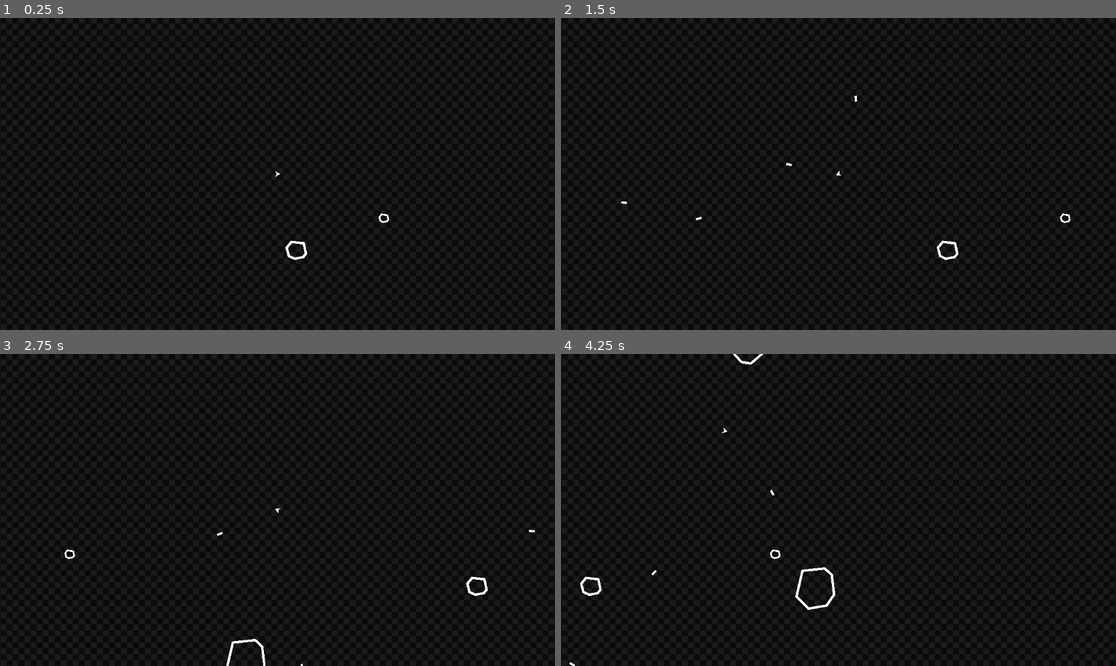
Above: before the commit, frames 1-4 (two rows, left to right).
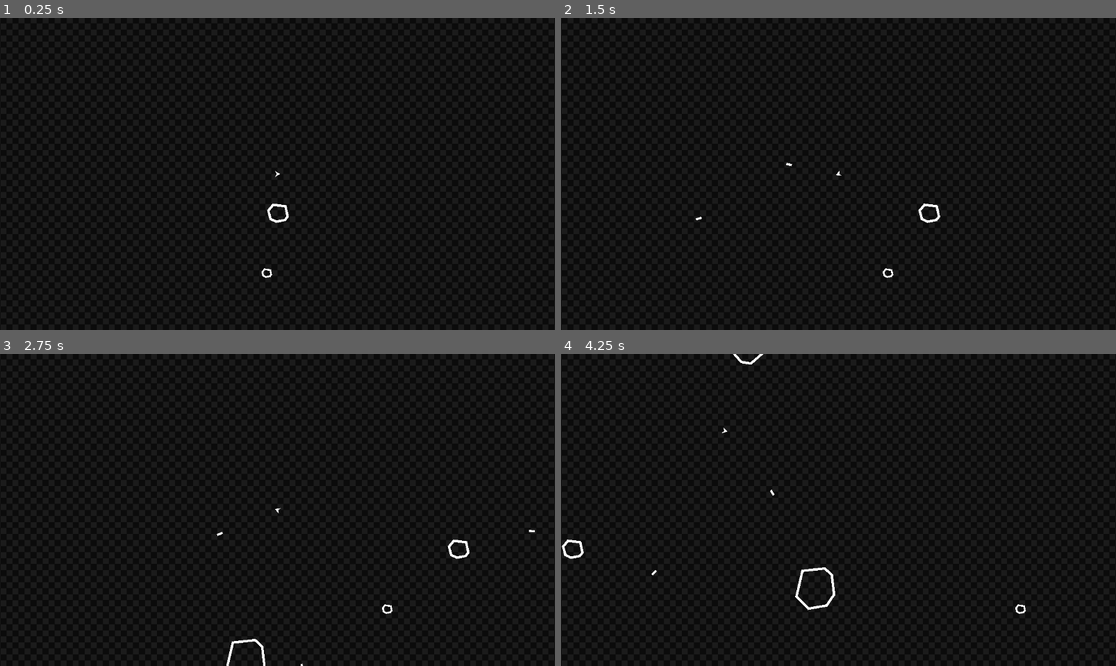
Above: after the commit, the same moments.

Repository: VI6IX/asteroidestroy
Game: Godot game, scene res://scenes/main.tscn
The game is run twice, just before and just after one commit, with the same random seed, the same clock (stepped at 60 frames per second) and the same inputs.
Inputs:
- Up to frame 1 (0.25 s): no input
- Up to frame 2 (1.5 s): hold D (pan_Right) 0.53-1.28 s; hold Space (shoot) 0.53-1.28 s; hold A (pan_Left) from 1.28 s (still down); tap Space (shoot) at 1.35 s
- Up to frame 3 (2.75 s): release A (pan_Left) at 2.03 s; hold D (pan_Right) from 2.03 s (still down); hold Space (shoot) from 2.03 s (still down)
- Up to frame 4 (4.25 s): release D (pan_Right) at 2.78 s; release Space (shoot) at 2.78 s; hold W (thrust) 2.78-3.53 s; tap Space (shoot) at 2.85 s; hold A (pan_Left) from 3.53 s (still down); hold Space (shoot) from 3.53 s (still down)

The runs differ from the first frame. In frame 1, 0.3% of the frame differs, in the area x 47-71%, y 59-84%; in frame 2, 0.3%, in the area x 10-92%, y 24-84%; in frame 3, 0.3%; in frame 4, 0.3%.

Commit message:
refactor: add timer to component_wrap
This change adds a delay before an object can screen wrap, making the feature more modular and removing necessity of every asteroid having its own individual script.

Diff:
--- a/scenes/asteroids/asteroid_big.tscn
+++ b/scenes/asteroids/asteroid_big.tscn
@@ -1,6 +1,6 @@
 [gd_scene load_steps=4 format=3 uid="uid://c0df7pwpghk5t"]
 
-[ext_resource type="Script" uid="uid://cxli1nn0cc0o4" path="res://scripts/asteroids/asteroid_big.gd" id="1_e88pg"]
+[ext_resource type="Script" uid="uid://cxli1nn0cc0o4" path="res://scripts/asteroids/asteroid.gd" id="1_e88pg"]
 [ext_resource type="PackedScene" uid="uid://23cbls1yy4dw" path="res://scenes/components/component_damage.tscn" id="2_5ah36"]
 [ext_resource type="PackedScene" uid="uid://ea2vv836t3ay" path="res://scenes/components/component_wrap.tscn" id="3_unc20"]
 
@@ -28,10 +28,9 @@
 
 [node name="component_wrap" parent="." node_paths=PackedStringArray("COMPONENT_PARENT") instance=ExtResource("3_unc20")]
 COMPONENT_PARENT = NodePath("..")
+wait_time = 2.0
 
 [node name="wrap_timer" type="Timer" parent="."]
 wait_time = 5.0
 one_shot = true
 autostart = true
-
-[connection signal="timeout" from="wrap_timer" to="." method="_on_wrap_timer_timeout"]
--- a/scenes/asteroids/asteroid_medium.tscn
+++ b/scenes/asteroids/asteroid_medium.tscn
@@ -1,13 +1,14 @@
-[gd_scene load_steps=4 format=3 uid="uid://b04q4t20kmm12"]
+[gd_scene load_steps=4 format=3 uid="uid://dufphfcexditk"]
 
-[ext_resource type="Script" uid="uid://c8n0yb2qxn3nu" path="res://scripts/asteroids/asteroid_medium.gd" id="1_pofgt"]
+[ext_resource type="Script" uid="uid://cxli1nn0cc0o4" path="res://scripts/asteroids/asteroid.gd" id="1_ywgay"]
 [ext_resource type="PackedScene" uid="uid://23cbls1yy4dw" path="res://scenes/components/component_damage.tscn" id="2_vv68d"]
 [ext_resource type="PackedScene" uid="uid://ea2vv836t3ay" path="res://scenes/components/component_wrap.tscn" id="3_si1u6"]
 
 [node name="MEDIUM Asteroid" type="CharacterBody2D"]
 collision_layer = 4
 collision_mask = 8
-script = ExtResource("1_pofgt")
+script = ExtResource("1_ywgay")
+SPEED = 300.0
 
 [node name="component_damage" parent="." node_paths=PackedStringArray("parent") instance=ExtResource("2_vv68d")]
 collision_layer = 4
@@ -30,3 +31,4 @@
 
 [node name="component_wrap" parent="." node_paths=PackedStringArray("COMPONENT_PARENT") instance=ExtResource("3_si1u6")]
 COMPONENT_PARENT = NodePath("..")
+wait_time = 0.1
--- a/scenes/asteroids/asteroid_small.tscn
+++ b/scenes/asteroids/asteroid_small.tscn
@@ -1,13 +1,13 @@
 [gd_scene load_steps=4 format=3 uid="uid://l5loutid46i1"]
 
-[ext_resource type="Script" uid="uid://cg8arqt36au5g" path="res://scripts/asteroids/asteroid_small.gd" id="1_x7wxb"]
+[ext_resource type="Script" uid="uid://cxli1nn0cc0o4" path="res://scripts/asteroids/asteroid.gd" id="1_aw4ng"]
 [ext_resource type="PackedScene" uid="uid://23cbls1yy4dw" path="res://scenes/components/component_damage.tscn" id="2_qo6y1"]
 [ext_resource type="PackedScene" uid="uid://ea2vv836t3ay" path="res://scenes/components/component_wrap.tscn" id="3_kci4s"]
 
 [node name="SMALL Asteroid" type="CharacterBody2D"]
 collision_layer = 4
 collision_mask = 8
-script = ExtResource("1_x7wxb")
+script = ExtResource("1_aw4ng")
 
 [node name="component_damage" parent="." node_paths=PackedStringArray("parent") instance=ExtResource("2_qo6y1")]
 collision_layer = 4
@@ -31,10 +31,4 @@
 
 [node name="component_wrap" parent="." node_paths=PackedStringArray("COMPONENT_PARENT") instance=ExtResource("3_kci4s")]
 COMPONENT_PARENT = NodePath("..")
-
-[node name="wrap_timer" type="Timer" parent="."]
-wait_time = 5.0
-one_shot = true
-autostart = true
-
-[connection signal="timeout" from="wrap_timer" to="." method="_on_wrap_timer_timeout"]
+wait_time = 0.1
--- a/scenes/components/component_wrap.tscn
+++ b/scenes/components/component_wrap.tscn
@@ -4,3 +4,9 @@
 
 [node name="component_wrap" type="Node2D"]
 script = ExtResource("1_a06cf")
+
+[node name="Timer" type="Timer" parent="."]
+one_shot = true
+autostart = true
+
+[connection signal="timeout" from="Timer" to="." method="_on_timer_timeout"]
--- a/scenes/main.tscn
+++ b/scenes/main.tscn
@@ -28,7 +28,7 @@
 player = NodePath("../Player")
 
 [node name="MEDIUM Asteroid" parent="." instance=ExtResource("5_tbgi4")]
-position = Vector2(0, 321)
+position = Vector2(-76, 167)
 
-[node name="MEDIUM Asteroid2" parent="." instance=ExtResource("6_tefeu")]
-position = Vector2(340, 186)
+[node name="SMALL Asteroid" parent="." instance=ExtResource("6_tefeu")]
+position = Vector2(-96, 414)
--- a/scenes/player/player.tscn
+++ b/scenes/player/player.tscn
@@ -36,6 +36,7 @@
 
 [node name="component_wrap" parent="." node_paths=PackedStringArray("COMPONENT_PARENT") instance=ExtResource("2_qhqgy")]
 COMPONENT_PARENT = NodePath("..")
+wait_time = 0.1
 
 [node name="sfx_thrust" type="AudioStreamPlayer2D" parent="."]
 stream = ExtResource("4_dqkch")
--- a/scripts/asteroids/asteroid_medium.gd
+++ b/scripts/asteroids/asteroid.gd
@@ -3,7 +3,7 @@
 @onready var SCREEN := get_viewport_rect();
 @onready var COMPONENT_WRAP := $component_wrap;
 
-@export var SPEED : float = 300;
+@export var SPEED : float = 200;
 
 func _process(_delta: float) -> void:
 	velocity += transform.x * SPEED;
--- a/scripts/asteroids/asteroid_big.gd
+++ /dev/null
@@ -1,19 +0,0 @@
-extends CharacterBody2D
-
-@onready var SCREEN := get_viewport_rect();
-@onready var wrap_Timer : Timer = $wrap_timer;
-@onready var COMPONENT_WRAP := $component_wrap;
-
-@export var SPEED : float = 200;
-
-func _ready() -> void:
-	COMPONENT_WRAP.can_wrap = false;
-
-func _process(_delta: float) -> void:
-	velocity += transform.x * SPEED;
-	if velocity.length() >= SPEED:
-		velocity = velocity.limit_length(SPEED);
-	move_and_slide();
-
-func _on_wrap_timer_timeout() -> void:
-	COMPONENT_WRAP.can_wrap = true;
--- a/scripts/asteroids/asteroid_small.gd
+++ /dev/null
@@ -1,12 +0,0 @@
-extends CharacterBody2D
-
-@onready var SCREEN := get_viewport_rect();
-@onready var COMPONENT_WRAP := $component_wrap;
-
-@export var SPEED : float = 400;
-
-func _process(_delta: float) -> void:
-	velocity += transform.x * SPEED;
-	if velocity.length() >= SPEED:
-		velocity = velocity.limit_length(SPEED);
-	move_and_slide();
--- a/scripts/components/component_wrap.gd
+++ b/scripts/components/component_wrap.gd
@@ -2,8 +2,19 @@
 
 @export var COMPONENT_PARENT : Node2D;
 @onready var SCREEN_SIZE = get_viewport_rect().size;
+@onready var timer : Timer = $Timer;
+@export var wait_time : float = 1;
 
-var can_wrap :bool = true;
+var can_wrap :bool = false;
+
+func _ready() -> void:
+	#if timer.wait_time <= 0:
+		#timer.wait_time = 2;
+	#else:
+		#timer.wait_time = wait_time;
+	print(str(COMPONENT_PARENT.name) + " ENTERED SCENE. TIMER STARTED.")
+	print(wait_time)
+	timer.start(wait_time);
 
 func horizontal_wrap():
 	if COMPONENT_PARENT.position.x > (SCREEN_SIZE.x + COMPONENT_PARENT.scale.x) and can_wrap == true:
@@ -24,3 +35,7 @@
 func _process(_delta: float) -> void:
 	horizontal_wrap();
 	vertical_wrap();
+
+func _on_timer_timeout() -> void:
+	can_wrap = true;
+	print("TIMER ENDED; " + str(COMPONENT_PARENT.name) + " CAN WRAP");
Not shown: 1 places in scenes/main.tscn that only renumber resources
Renamed: scripts/asteroids/asteroid_big.gd.uid -> scripts/asteroids/asteroid.gd.uid
Not shown, removed: scripts/asteroids/asteroid_medium.gd.uid
Not shown, removed: scripts/asteroids/asteroid_small.gd.uid
